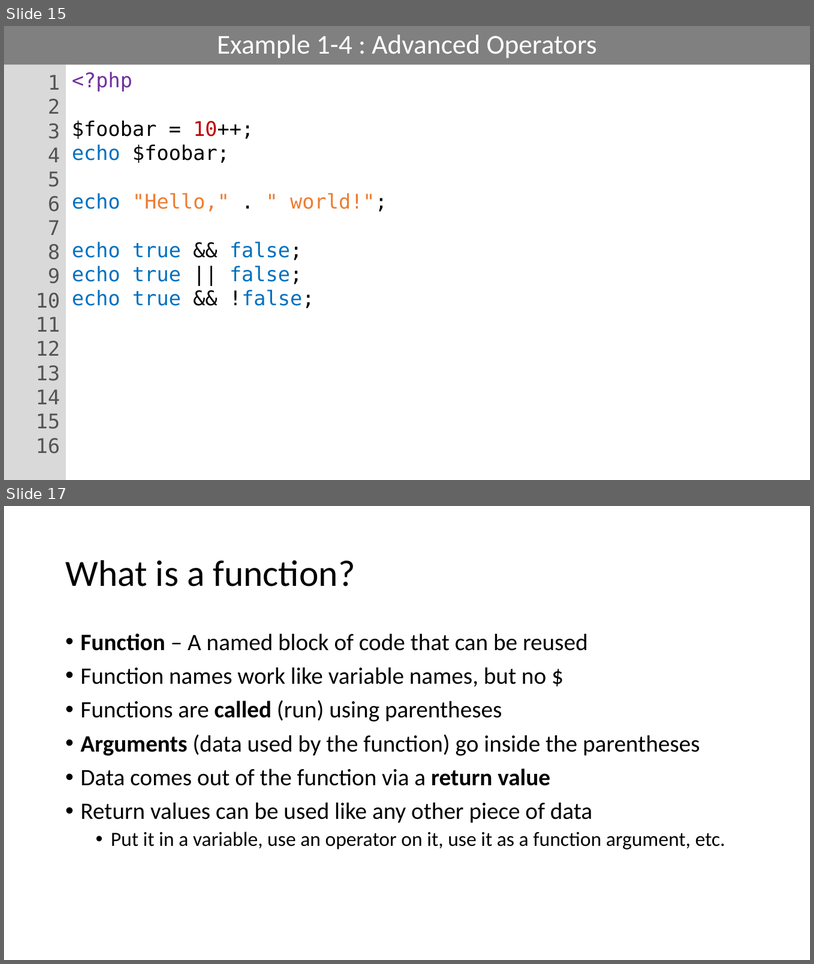
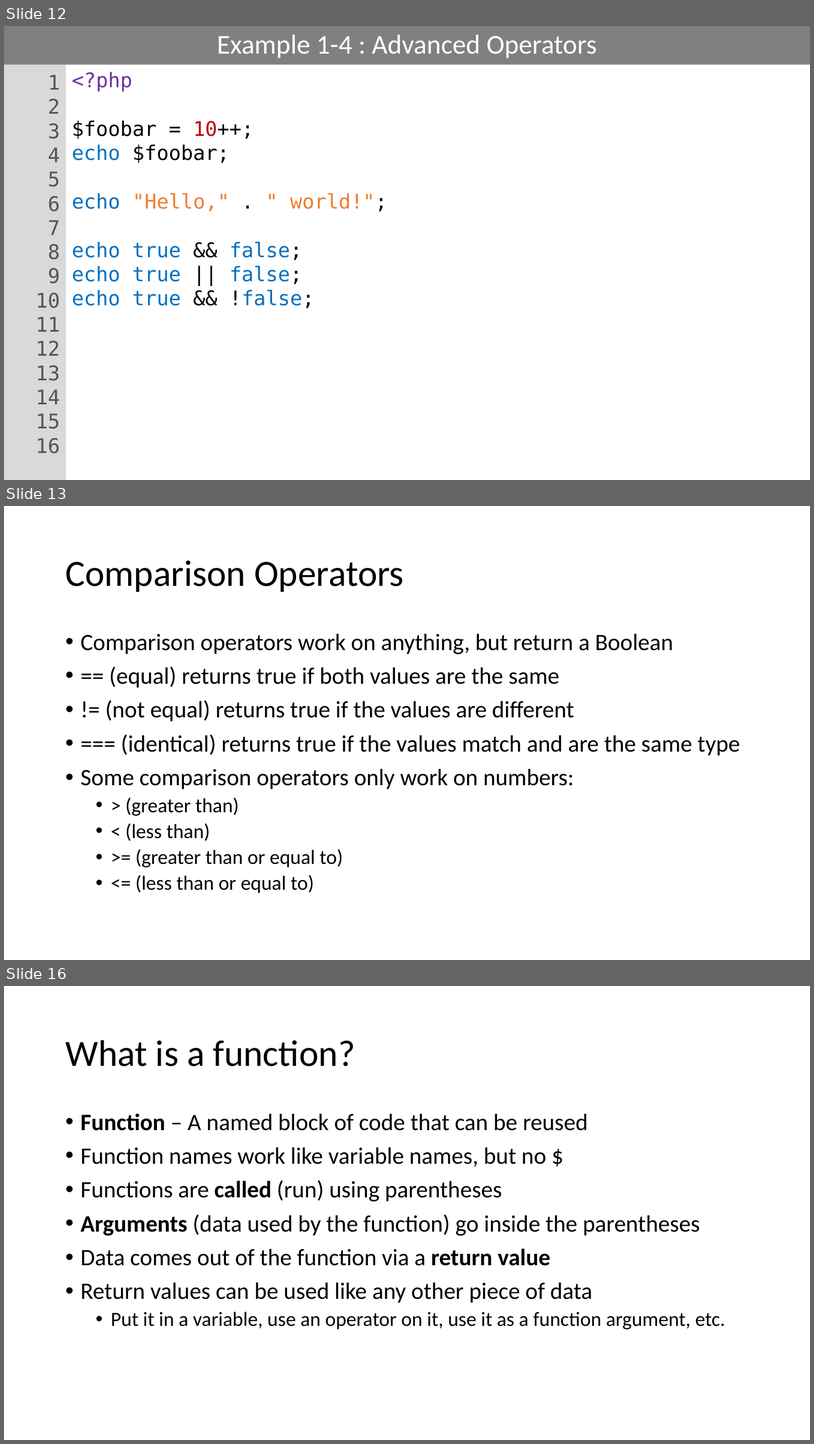
Before and after one commit to PHPEmbark/curriculum, a slide deck: course/1 - Basic Programming/Basic Programming.pptx. Shown one above the other, each under a label of ours: slides 15 and 17 before the commit, slides 12, 13 and 16 after it; the slides between them are not shown. The pictures are 814x964 and 814x1444 pixels, drawn with LibreOffice and Linux fonts; fonts in the diff are those of the drawing. Boxes give left, top, right and bottom in pixels: in the first picture for what was removed or moved away, otherwise in the second. Text is boxed around its words. In the diff, an @@ line names an element or a change of style, - is before the commit and + after.

```diff
--- a/course/1 - Basic Programming/Basic Programming.pptx
+++ b/course/1 - Basic Programming/Basic Programming.pptx
@@ slide 13 added at (x1=4, y1=506, x2=810, y2=960), background #FFFFFF @@
@@ title added at (x1=65, y1=560, x2=404, y2=592), 44 pt, text #000000 @@
+Comparison Operators
@@ text added at (x1=81, y1=633, x2=740, y2=893), 28 pt, text #000000 @@
+• Comparison operators work on anything, but return a Boolean
+• == (equal) returns true if both values are the same
+• != (not equal) returns true if the values are different
+• === (identical) returns true if the values match and are the same type
+• Some comparison operators only work on numbers:
+  • > (greater than)
+  • < (less than)
+  • >= (greater than or equal to)
+  • <= (less than or equal to)
@@ what was slide 15 is now slide 12 @@
@@ what was slide 17 is now slide 16 @@
```
Also in this commit, not shown: 8 slides changed, 19 other slides added, 3 slides removed.
